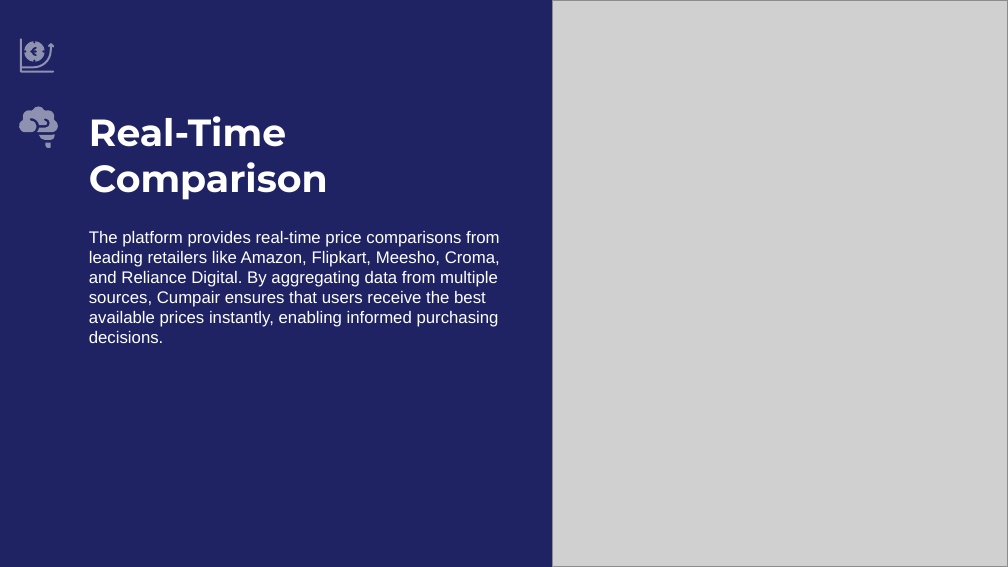
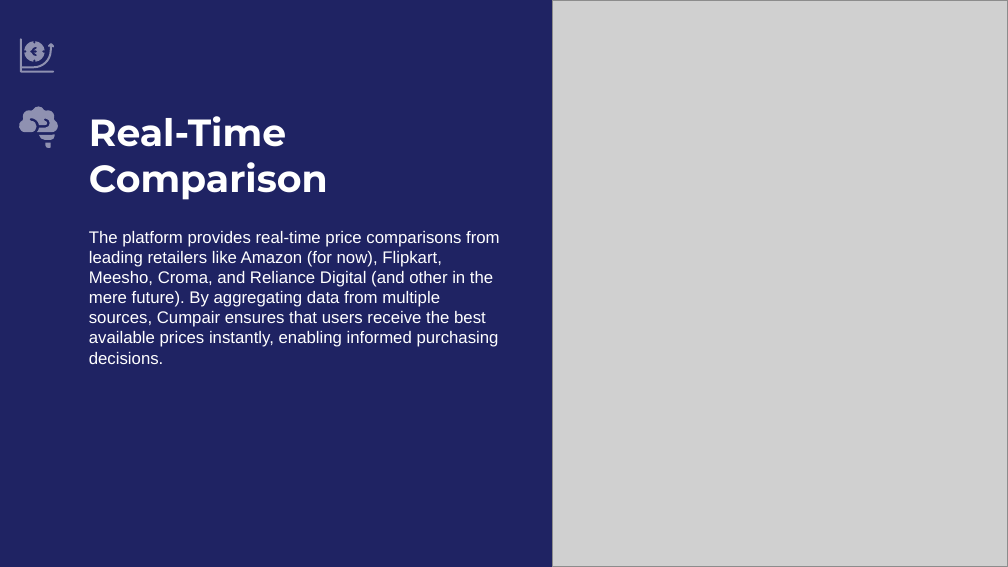
Before and after one commit to sid1887/hackhazards-project, a slide deck: slide 5 of docs/Cumpair.pptx. Drawn at 1008x567 pixels with LibreOffice and Linux fonts; fonts in the diff are those of the drawing; grey boxes stand for pictures; background and template pictures are left out. Boxes give left, top, right and bottom in pixels: in the first picture for what was removed or moved away, otherwise in the second. Text is boxed around its words. In the diff, an @@ line names an element or a change of style, - is before the commit and + after.

Commit message:
ppt upload

```diff
--- a/docs/Cumpair.pptx
+++ b/docs/Cumpair.pptx
@@ subtitle at (x1=89, y1=231, x2=500, y2=364): text changed @@
-The platform provides real-time price comparisons from leading retailers like Amazon, Flipkart, Meesho, Croma, and Reliance Digital. By aggregating data from multiple sources, Cumpair ensures that users receive the best available prices instantly, enabling informed purchasing decisions.
+The platform provides real-time price comparisons from leading retailers like Amazon (for now), Flipkart, Meesho, Croma, and Reliance Digital (and other in the mere future). By aggregating data from multiple sources, Cumpair ensures that users receive the best available prices instantly, enabling informed purchasing decisions.
```
Also in this commit, not shown: 1 other slide changed, 1 slide added, 2 slides removed, 4 other files.
